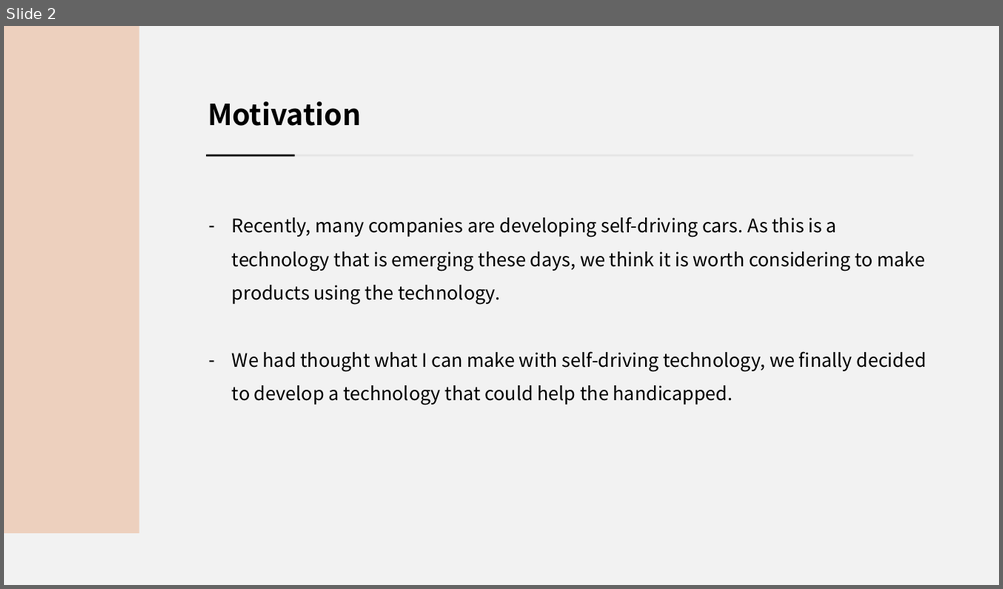
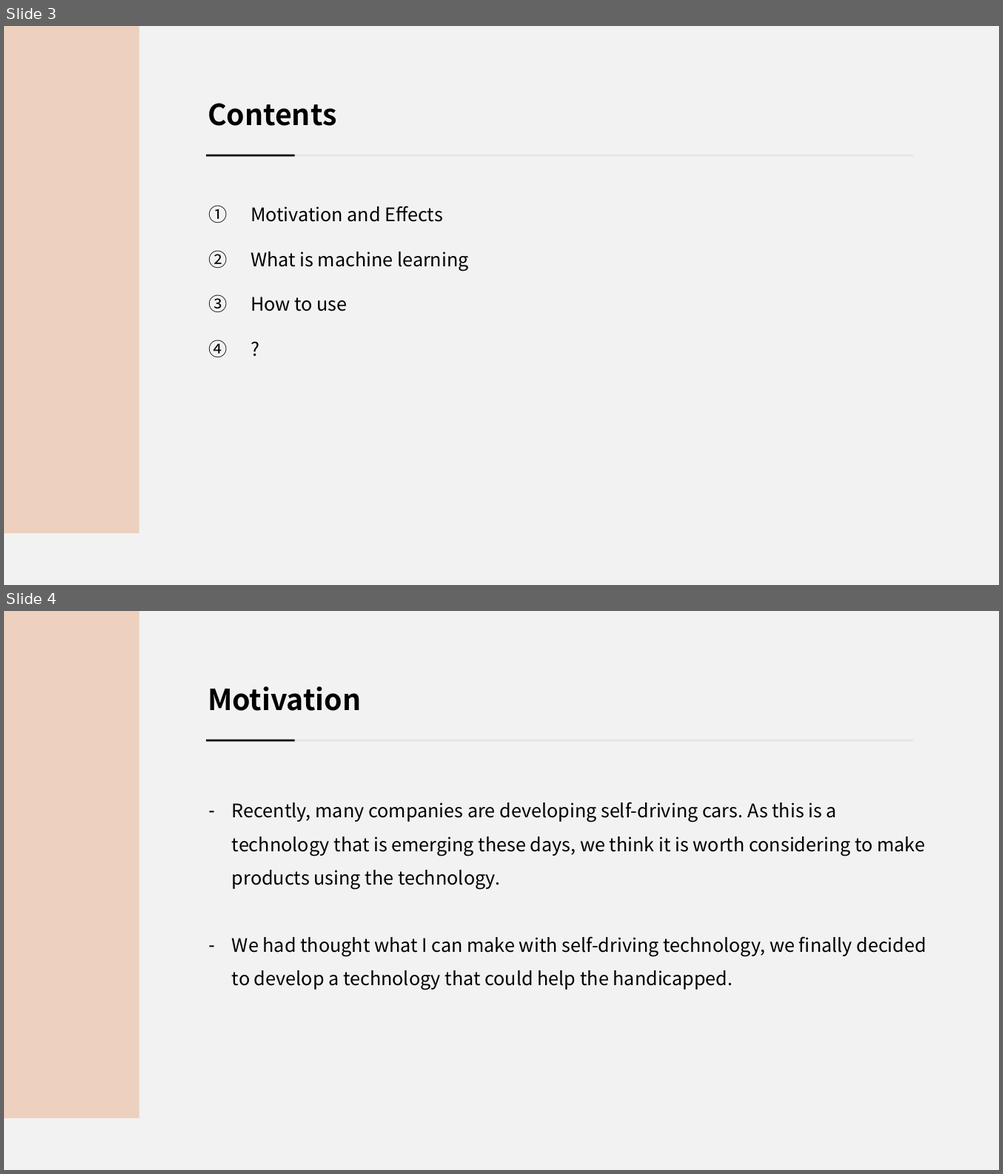
Before and after one commit to jsotouto/ICARUS, a slide deck: ICARUS 발표자료.pptx. Shown one above the other, each under a label of ours: slide 2 before the commit, slides 3 and 4 after it. The pictures are 1003x589 and 1003x1174 pixels, drawn with LibreOffice and Linux fonts; fonts in the diff are those of the drawing. Boxes give left, top, right and bottom in pixels: in the first picture for what was removed or moved away, otherwise in the second. Text is boxed around its words. In the diff, an @@ line names an element or a change of style, - is before the commit and + after.

```diff
--- a/ICARUS 발표자료.pptx
+++ b/ICARUS 발표자료.pptx
@@ slide 3 added at <box>4,26,999,585</box>, background #F2F2F2 @@
@@ rectangle added at <box>4,26,139,534</box>, fill #EDD0BE @@
@@ text added at <box>208,103,336,126</box>, 28 pt, text #000000, bold @@
+Contents
@@ line added from (205, 156) to (913, 156), #E5E5E5 2 pt @@
@@ line added from (206, 156) to (295, 156), #000000 2 pt @@
@@ text added at <box>250,206,468,312</box>, 18 pt, text #000000 @@
+1. Motivation and Effects
+2. What is machine learning
+3. How to use
+4. ?
@@ what was slide 2 is now slide 4 @@
```
Also in this commit, not shown: 2 slides changed, 7 other slides added, 1 slide removed.
